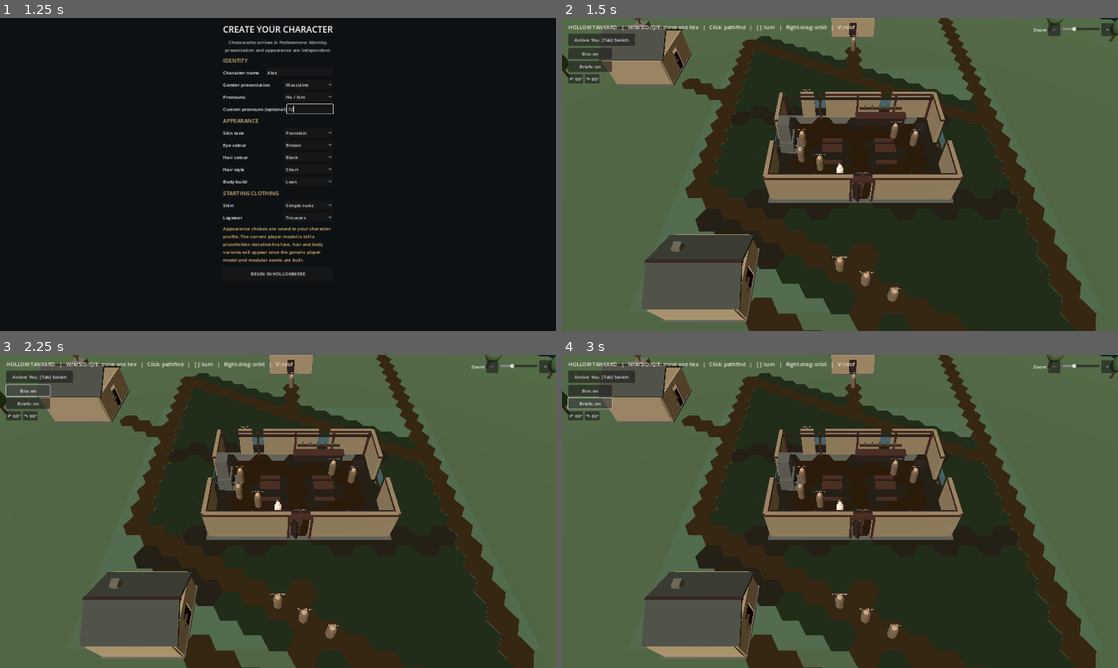
Above: before the commit, frames 1-4 (two rows, left to right).
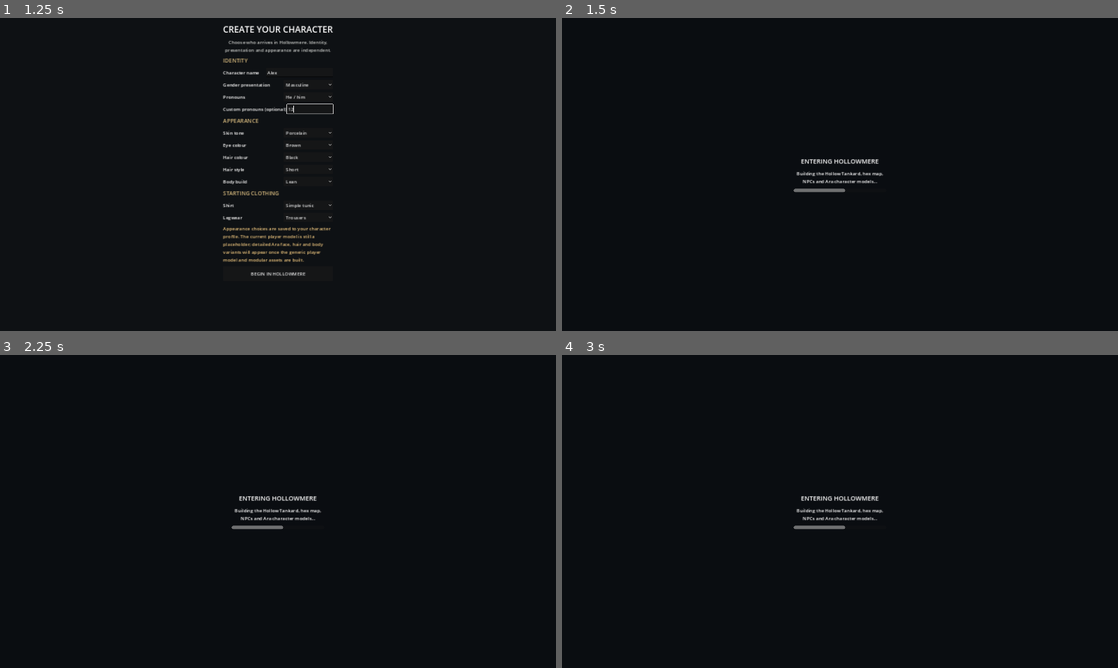
Above: after the commit, the same moments.

Repository: ScottENOC/Silverhart-Saga-3D
Game: Godot game, scene res://scenes/main.tscn
Same seed, same stepped clock (60 frames per second), same inputs: the game is played once before the commit and once after it.
Inputs (mouse positions are in pixels of both pictures, inside the frame that each line leads up to):
- Up to frame 1 (1.25 s): click (300, 71) at 0.52 s; type "Alex" at 0.6 s; click (311, 108) at 0.75 s; type "12" at 0.83 s
- Up to frame 2 (1.5 s): click "BEGIN IN HOLLOWMERE" at 1.25 s
- Up to frame 3 (2.25 s): click (27, 389) at 2 s, where only the run before the commit has a clickable "Bra: on"
- Up to frame 4 (3 s): click (589, 401) at 2.75 s, where only the run before the commit has a clickable "Briefs: on"

Frame 1 is identical in both runs. In frame 2, 100% of the frame differs, in the area x 0-100%, y 0-100%; in frame 3, 100%; in frame 4, 100%.
Error after the commit: Parse Error: Could not parse global class "WorldSimulation" from "res://scripts/simulation/world_simulation.gd". (res://scripts/world/hollow_tankard.gd:17)

Commit message:
Add multi-reactor attack reaction resolution

Diff:
--- a/scripts/simulation/world_simulation.gd
+++ b/scripts/simulation/world_simulation.gd
@@ -94,24 +94,34 @@
 ## Request a reaction without coupling simulation rules to a UI modal.
 ## Options use {id, name, tp_cost}; an ineligible reactor resolves to no choice immediately.
 func request_reaction(reactor_id: String, options: Array[Dictionary], source_event_id: String = "") -> Dictionary:
-    var state := get_character(reactor_id)
+    var primary := get_character(reactor_id)
     if not is_in_combat:
         return _emit_immediate_reaction_resolution(reactor_id, "not_in_combat", source_event_id)
-    if state == null or not state.can_act() or state.reaction_blocked:
+    if primary == null or not primary.can_act() or primary.reaction_blocked:
         return _emit_immediate_reaction_resolution(reactor_id, "reactor_unavailable", source_event_id)
     if not pending_reaction.is_empty():
         return _emit_immediate_reaction_resolution(reactor_id, "another_reaction_pending", source_event_id)
 
+    # A single incoming action may offer choices to the defender and nearby
+    # allies. Each option names its own TP-paying reactor; the prompt remains
+    # presentation-only and the simulation validates that owner on selection.
     var available: Array[Dictionary] = []
+    var reactor_ids: Array[String] = []
     for option in options:
         var option_id := String(option.get("id", ""))
+        var option_reactor_id := String(option.get("reactor_id", reactor_id))
+        var option_reactor := get_character(option_reactor_id)
         var tp_cost := float(option.get("tp_cost", option.get("tpCost", 0.0)))
-        if option_id.is_empty() or not is_finite(tp_cost) or tp_cost < 0.0:
+        if option_id.is_empty() or option_reactor == null or not option_reactor.can_act() or option_reactor.reaction_blocked:
             continue
-        if state.can_spend_time_points(tp_cost):
-            var clean_option := option.duplicate(true)
-            clean_option["tp_cost"] = tp_cost
-            available.append(clean_option)
+        if not is_finite(tp_cost) or tp_cost < 0.0 or not option_reactor.can_spend_time_points(tp_cost):
+            continue
+        var clean_option := option.duplicate(true)
+        clean_option["tp_cost"] = tp_cost
+        clean_option["reactor_id"] = option_reactor_id
+        available.append(clean_option)
+        if not reactor_ids.has(option_reactor_id):
+            reactor_ids.append(option_reactor_id)
     if available.is_empty():
         return _emit_immediate_reaction_resolution(reactor_id, "no_available_reaction", source_event_id)
 
@@ -120,6 +130,7 @@
     pending_reaction = {
         "request_id": request_id,
         "reactor_id": reactor_id,
+        "reactor_ids": reactor_ids,
         "source_event_id": source_event_id,
         "options": available
     }
@@ -130,10 +141,7 @@
 func resolve_reaction(choice_id: String = "") -> Dictionary:
     if pending_reaction.is_empty():
         return {"ok": false, "reason": "no_pending_reaction"}
-    var reactor_id := String(pending_reaction.get("reactor_id", ""))
-    var state := get_character(reactor_id)
-    if state == null or not state.can_act() or state.reaction_blocked:
-        return _finish_pending_reaction("", "reactor_unavailable")
+    var default_reactor_id := String(pending_reaction.get("reactor_id", ""))
     if choice_id.is_empty():
         return _finish_pending_reaction("", "declined")
 
@@ -144,9 +152,14 @@
             break
     if selected.is_empty():
         return {"ok": false, "reason": "invalid_reaction_choice"}
+    var reactor_id := String(selected.get("reactor_id", default_reactor_id))
+    var state := get_character(reactor_id)
+    if state == null or not state.can_act() or state.reaction_blocked:
+        return _finish_pending_reaction("", "reactor_unavailable")
     var cost := float(selected.get("tp_cost", 0.0))
     if not state.spend_time_points(cost):
         return _finish_pending_reaction("", "insufficient_time_points")
+    pending_reaction["selected_reactor_id"] = reactor_id
     return _finish_pending_reaction(choice_id, "selected")
 
 func cancel_pending_reaction(reason: String = "cancelled") -> Dictionary:
@@ -166,7 +179,7 @@
 func _finish_pending_reaction(choice_id: String, reason: String) -> Dictionary:
     var request := pending_reaction.duplicate(true)
     pending_reaction.clear()
-    var reactor_id := String(request.get("reactor_id", ""))
+    var reactor_id := String(request.get("selected_reactor_id", request.get("reactor_id", "")))
     var request_id := int(request.get("request_id", 0))
     var source_event_id := String(request.get("source_event_id", ""))
     reaction_resolved.emit(reactor_id, choice_id, request_id, reason)
@@ -191,7 +204,7 @@
     var state := get_character(character_id)
     if state == null:
         return
-    if not state.can_act() and not pending_reaction.is_empty() and String(pending_reaction.get("reactor_id", "")) == character_id:
+    if not state.can_act() and not pending_reaction.is_empty() and (String(pending_reaction.get("reactor_id", "")) == character_id or pending_reaction.get("reactor_ids", []).has(character_id)):
         _finish_pending_reaction("", "reactor_incapacitated")
     if not state.can_act() and turn_scheduler.has_active_turn() and turn_scheduler.current_character_id == character_id:
         if pending_reaction.is_empty():
@@ -230,7 +243,7 @@
             "attacker_id": request.actor_id,
             "target_id": request.target_id,
             "options": request.options.duplicate(true),
-            "parry_skill_base": String(reactions[0].get("skill_base", "")),
+            "reactions": reactions.duplicate(true),
             "random_seed": random_seed
         }
         var reaction_result := request_reaction(target.id, reactions, "attack:%s:%s" % [request.actor_id, request.target_id])
@@ -264,9 +277,46 @@
             "name": "Parry",
             "tp_cost": cost,
             "effect": "parry",
+            "reactor_id": target.id,
             "skill_base": skill_base,
             "attacker_id": attacker.id
         })
+
+    # Source-backed adjacent ally reactions. The old engine requires an
+    # actual shield in the offhand for Shield Other, and a sword/dagger plus
+    # matching parry skill for Protector. Equipment dictionaries are explicit
+    # item instances; legacy string-only slots are not guessed to be shields.
+    for ally_value in characters.values():
+        var ally := ally_value as CharacterState
+        if ally == null or ally == target or not ally.can_act() or ally.side != target.side or ally.reaction_blocked:
+            continue
+        if HexGrid.distance(ally.axial, target.axial) > 1:
+            continue
+
+        var offhand: Variant = ally.equipment.get("offhand", {})
+        if offhand is Dictionary and String(offhand.get("type", "")) == "shield" and ally.can_spend_time_points(1.0):
+            result.append({
+                "id": "shield_other_%s" % ally.id,
+                "name": "Shield Other — %s" % ally.display_name,
+                "tp_cost": 1.0,
+                "effect": "shield_other",
+                "reactor_id": ally.id,
+                "shield_reduction": int(offhand.get("reduction", ally.shield_reduction)) + int(ally.skills.get("shield_proficiency", 0))
+            })
+
+        var weapon_id := String(ally.equipment.get("weapon", ""))
+        if int(ally.skills.get("protector", 0)) > 0 and ally.parries_remaining > 0 and (weapon_id == "sword" or weapon_id == "dagger") and int(ally.skills.get("%s_parry" % weapon_id, 0)) > 0:
+            var protector_cost := 2.0 if int(ally.skills.get("%s_parry_cost" % weapon_id, 0)) > 0 else 3.0
+            if ally.can_spend_time_points(protector_cost):
+                result.append({
+                    "id": "protector_parry_%s" % ally.id,
+                    "name": "Protector Parry — %s" % ally.display_name,
+                    "tp_cost": protector_cost,
+                    "effect": "protector_parry",
+                    "reactor_id": ally.id,
+                    "weapon_id": weapon_id,
+                    "parry_skill_base": weapon_id
+                })
     return result
 
 func _resume_pending_attack(choice_id: String, reason: String) -> void:
@@ -283,31 +333,56 @@
     if attacker == null or target == null:
         return
 
-    if choice_id == "parry" and reason == "selected":
-        # The defender is the attack target for this first source-backed slice.
-        var reactor := target
-        reactor.parries_remaining = maxi(0, reactor.parries_remaining - 1)
-        var skill_base := String(context.get("parry_skill_base", reactor.equipment.get("weapon", "sword")))
-        if skill_base == "sword_arrow_deflection":
-            skill_base = "sword"
-        var bonus := float(reactor.skills.get("%s_parry_chance" % skill_base, 0)) * 5.0
-        var rng_parry := RandomNumberGenerator.new()
-        if seed == 0:
-            rng_parry.randomize()
-        else:
-            rng_parry.seed = seed
-        var parry_roll := float(rng_parry.randi_range(0, 99))
-        var parry_chance := 50.0 + reactor.to_hit_melee + bonus - attacker.passive_dodge
-        if parry_roll < parry_chance:
-            var attack_cost := float(options.get("time_point_cost", 0.0))
-            if attacker.can_spend_time_points(attack_cost):
-                attacker.spend_time_points(attack_cost)
-            var parry_payload := {"hit": false, "parried": true, "parry_roll": parry_roll, "parry_chance": parry_chance, "damage": 0}
-            var parry_result := SimulationActionResult.new("attack", true, "", attacker_id, target_id, parry_payload).to_dict()
-            action_committed.emit(SimulationEvent.new("attack_resolved", attacker_id, target_id, parry_result))
-            combat_action_resolved.emit(parry_result)
-            if attacker.should_end_turn():
-                try_end_current_turn()
+    var selected: Dictionary = {}
+    for candidate in context.get("reactions", []):
+        if String(candidate.get("id", "")) == choice_id:
+            selected = candidate
+            break
+
+    if reason == "selected" and not selected.is_empty():
+        var effect := String(selected.get("effect", ""))
+        var reactor := get_character(String(selected.get("reactor_id", target_id)))
+        if reactor == null or not reactor.can_act():
+            _resolve_attack_action(attacker_id, target_id, options, seed + 1 if seed != 0 else 0)
+            return
+
+        if effect == "parry" or effect == "protector_parry":
+            if effect == "protector_parry":
+                reactor.parries_remaining = maxi(0, reactor.parries_remaining - 1)
+            else:
+                reactor.parries_remaining = maxi(0, reactor.parries_remaining - 1)
+            var skill_base := String(selected.get("skill_base", selected.get("parry_skill_base", reactor.equipment.get("weapon", "sword"))))
+            var chance_multiplier := 10.0 if effect == "protector_parry" else 5.0
+            var bonus := float(reactor.skills.get("%s_parry_chance" % skill_base, 0)) * chance_multiplier
+            var rng_parry := RandomNumberGenerator.new()
+            if seed == 0:
+                rng_parry.randomize()
+            else:
+                rng_parry.seed = seed
+            var parry_roll := float(rng_parry.randi_range(0, 99))
+            var parry_chance := 50.0 + reactor.to_hit_melee + bonus - attacker.passive_dodge
+            if parry_roll < parry_chance:
+                var attack_cost := float(options.get("time_point_cost", 0.0))
+                if attacker.can_spend_time_points(attack_cost):
+                    attacker.spend_time_points(attack_cost)
+                var parry_payload := {
+                    "hit": false, "parried": true, "parry_type": effect,
+                    "reactor_id": reactor.id, "parry_roll": parry_roll,
+                    "parry_chance": parry_chance, "damage": 0
+                }
+                var parry_result := SimulationActionResult.new("attack", true, "", attacker_id, target_id, parry_payload).to_dict()
+                action_committed.emit(SimulationEvent.new("attack_resolved", attacker_id, target_id, parry_result))
+                combat_action_resolved.emit(parry_result)
+                if attacker.should_end_turn():
+                    try_end_current_turn()
+                return
+
+        elif effect == "shield_other":
+            var bonus_reduction := int(selected.get("shield_reduction", 0))
+            target.temp_reduction += bonus_reduction
+            var shield_seed := seed + 1 if seed != 0 else 0
+            _resolve_attack_action(attacker_id, target_id, options, shield_seed)
+            target.temp_reduction -= bonus_reduction
             return
 
     var followup_seed := seed + 1 if seed != 0 else 0
